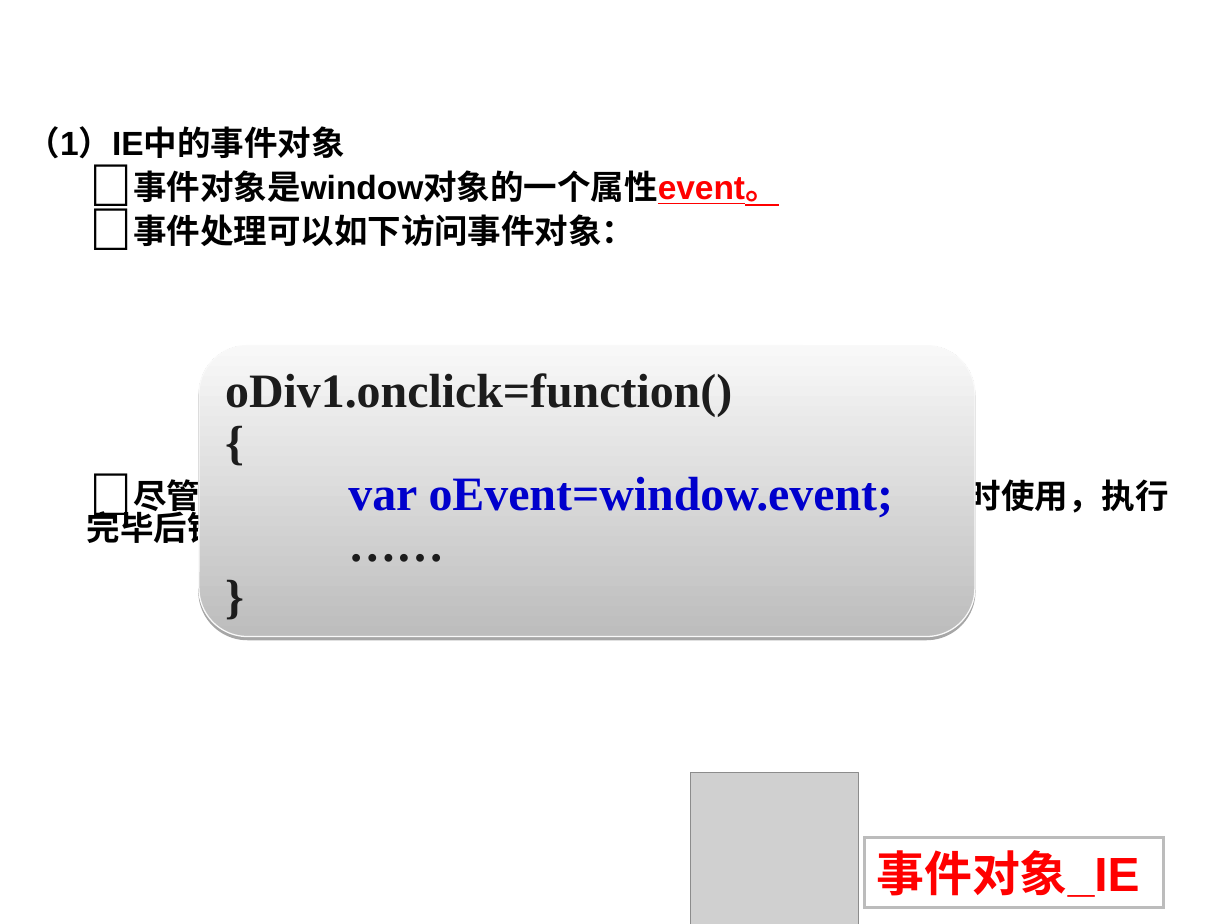
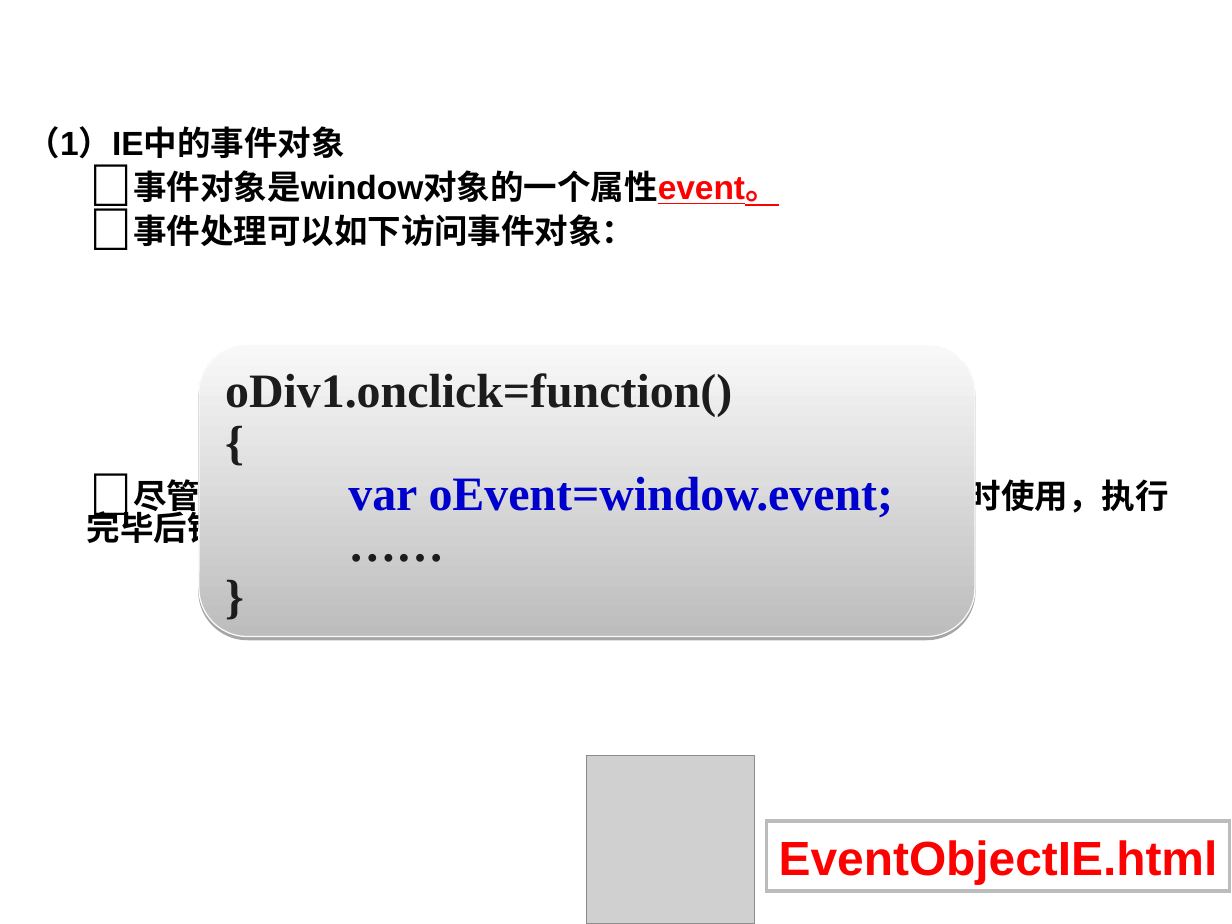
Before and after one commit to lxn56975/webdev, a slide deck: slide 108 of Chapter4Javascript.ppt. Drawn at 1232x924 pixels with LibreOffice and Linux fonts; fonts in the diff are those of the drawing; grey boxes stand for pictures; background and template pictures are left out. Boxes give left, top, right and bottom in pixels: in the first picture for what was removed or moved away, otherwise in the second. Text is boxed around its words. In the diff, an @@ line names an element or a change of style, - is before the commit and + after.

```diff
--- a/Chapter4Javascript.ppt
+++ b/Chapter4Javascript.ppt
@@ picture: place and size @@
-picture at <box>690,772,857,924</box>
+picture at <box>586,756,754,924</box>
@@ rectangle "EventObjectIE.html": place and size @@
-rectangle "EventObjectIE.html" at <box>865,838,1164,908</box>
+rectangle "EventObjectIE.html" at <box>766,821,1230,891</box>
@@ text in rectangle at <box>779,840,1218,884</box>: text changed @@
-事件对象_IE
+EventObjectIE.html
```
Also in this commit, not shown: 1 other file.
